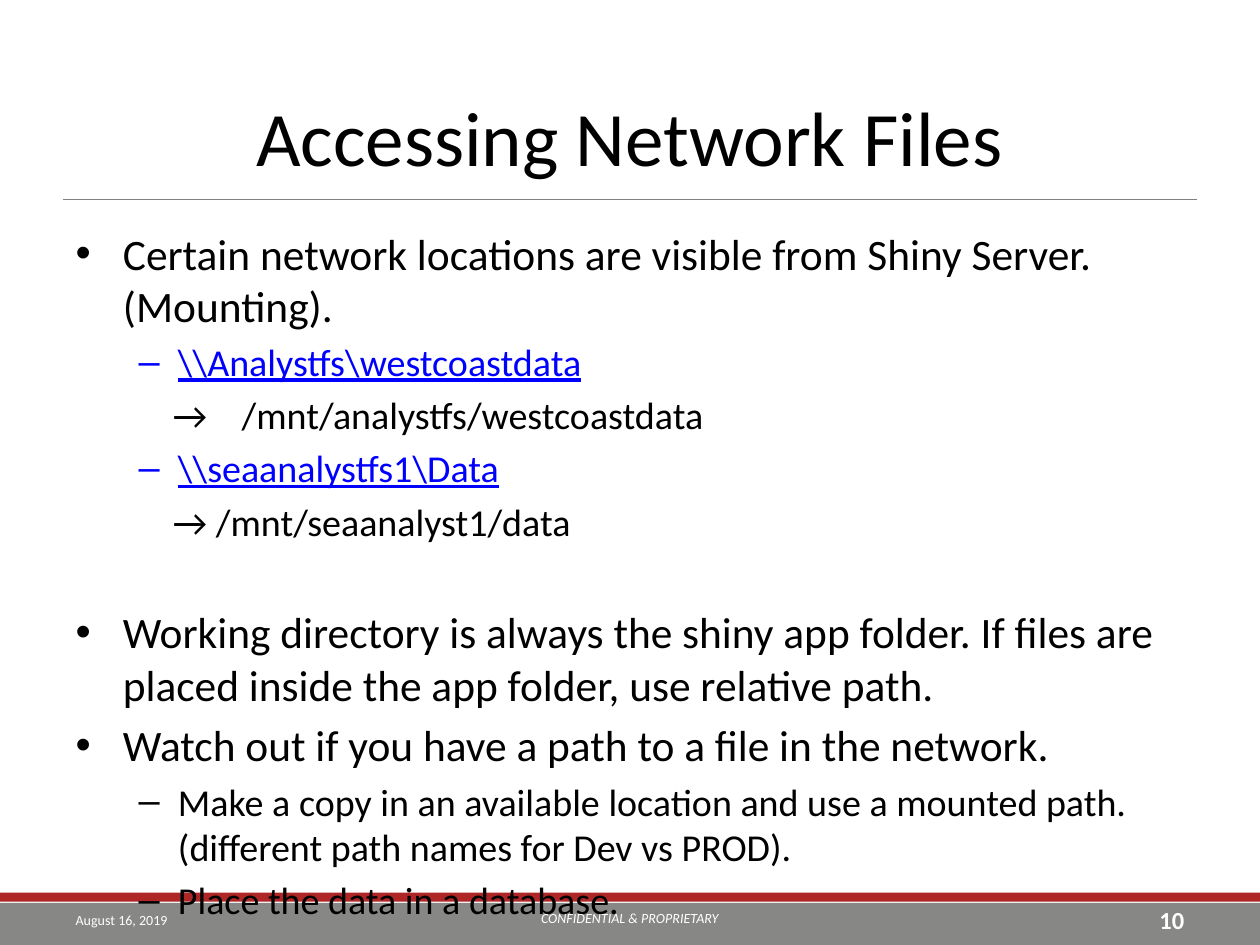
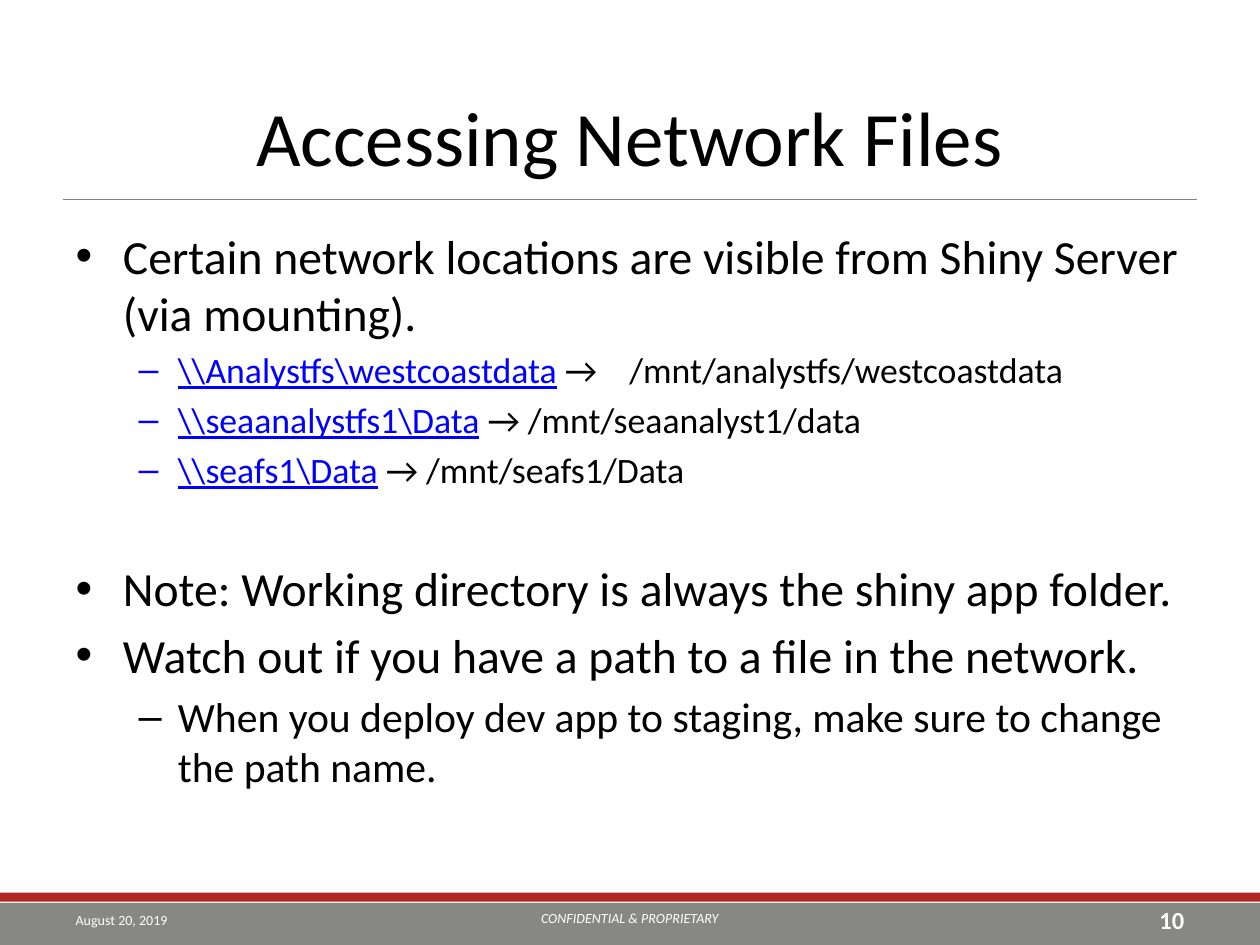
Before and after one commit to TEA-Analytics/ShinyWorkshop, a slide deck: slide 10 of Day 2.pptx. Drawn at 1260x945 pixels with LibreOffice and Linux fonts; fonts in the diff are those of the drawing; background and template pictures are left out. Boxes give left, top, right and bottom in pixels: in the first picture for what was removed or moved away, otherwise in the second. Text is boxed around its words. In the diff, an @@ line names an element or a change of style, - is before the commit and + after.

```diff
--- a/Day 2.pptx
+++ b/Day 2.pptx
@@ text at box(123, 241, 1178, 615): text changed; size 24.8 to 20.4 pt @@
-• Certain network locations are visible from Shiny Server. (Mounting).
-  – \\Analystfs\westcoastdata
-  → /mnt/analystfs/westcoastdata
-  – \\seaanalystfs1\Data
-  → /mnt/seaanalyst1/data
-• Working directory is always the shiny app folder. If files are placed inside the app folder, use relative path.
+• Certain network locations are visible from Shiny Server (via mounting).
+  – \\Analystfs\westcoastdata → /mnt/analystfs/westcoastdata
+  – \\seaanalystfs1\Data → /mnt/seaanalyst1/data
+  – \\seafs1\Data → /mnt/seafs1/Data
+• Note: Working directory is always the shiny app folder.
@@ text at box(123, 640, 1138, 681): size 24.8 to 27.2 pt in "Watch out if you have a path ..." @@
@@ text at box(178, 703, 1161, 789): text changed; size 21.7 to 23.8 pt @@
-  – Make a copy in an available location and use a mounted path. (different path names for Dev vs PROD).
-  – Place the data in a database.
+  – When you deploy dev app to staging, make sure to change the path name.
@@ text at box(76, 916, 167, 928): text changed @@
-August 16, 2019
+August 20, 2019
```
Also in this commit, not shown: 40 other slides changed, 11 slides added, 4 slides removed, 14 other files.
